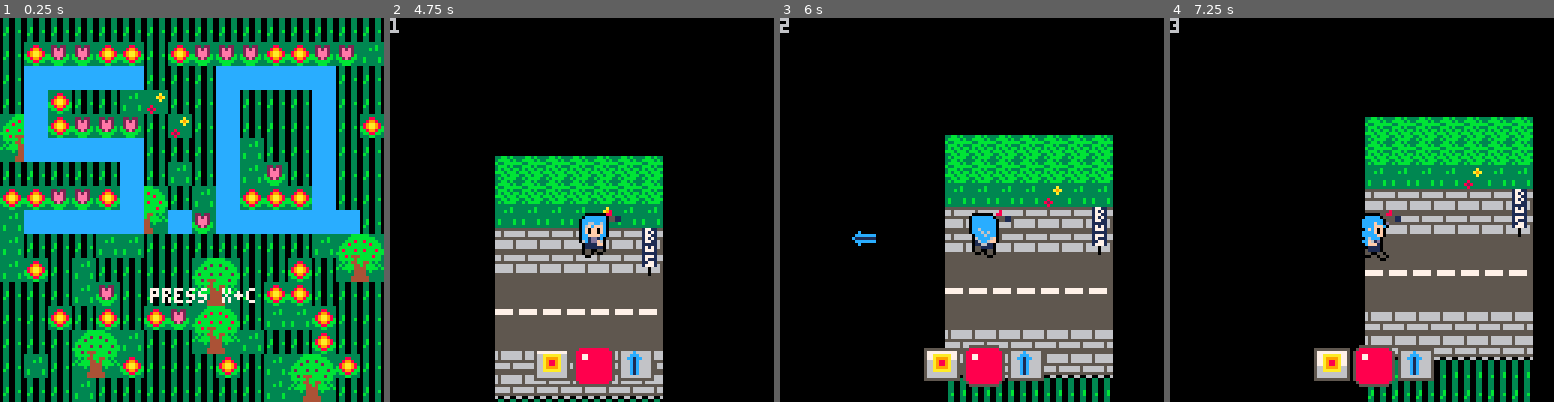
Above: before the commit, frames 1-4 (left to right).
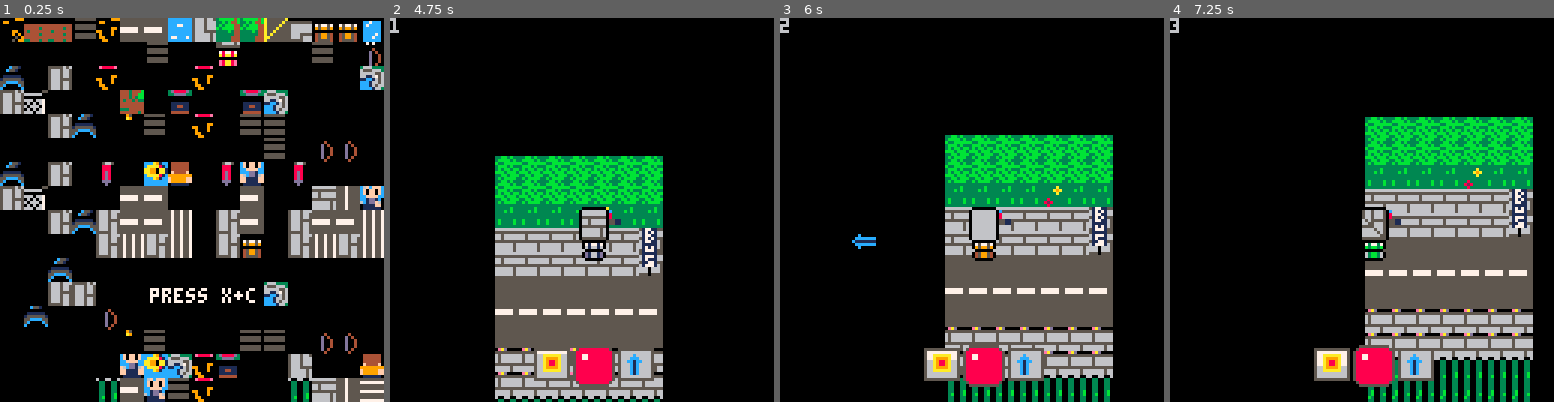
Above: after the commit, the same moments.

Repository: JasonHaenlin/pico-8-sophiaquest
Game: PICO-8 cartridge sophiaquest.p8
The game is run twice, just before and just after one commit, with the same random seed, the same clock (stepped at 60 frames per second) and the same inputs.
Inputs:
- Up to frame 1 (0.25 s): no input
- Up to frame 2 (4.75 s): tap O (Z key) at 0.33, 0.7, 1.43, 2.22, 3.1, 3.98 s; tap X (X key) at 1.07, 2.07, 2.4, 2.73, 3.07, 3.4, 3.73, 4.07, 4.4, 4.73 s; hold Left 1.97-2.37 s; hold Down 2.42-2.82 s; hold Right 2.87-3.53 s; hold Up 3.58-4.08 s; hold Right 4.13-4.53 s; hold Down from 4.58 s (still down)
- Up to frame 3 (6 s): tap O (Z key) at 4.87, 5.75 s; tap X (X key) at 5.07, 5.4, 5.73 s; release Down at 5.08 s; hold Left 5.13-5.8 s; hold Up from 5.85 s (still down)
- Up to frame 4 (7.25 s): tap X (X key) every 0.33 s from 6.07 to 7.07 s; release Up at 6.18 s; hold Left 6.23-6.63 s; tap O (Z key) at 6.63 s; hold Down 6.68-7.08 s; hold Right from 7.13 s (still down)

The runs differ from the first frame. In frame 1, 83% of the frame differs, in the area x 0-100%, y 0-100%; in frame 2, 4.7%; in frame 3, 5.2%; in frame 4, 6.1%.

Commit message:
better visibility for car sprite

Diff:
--- a/sophiaquest.p8
+++ b/sophiaquest.p8
@@ -1062,8 +1062,43 @@
 
 
 
+…(35 lines of a section not shown)…
 __gff__
-000000000000000000008080800000000000000000000000000080008000000000000000000000000000808080000000000000808080800002a000000000000000000000050580808000000000000000000000000505800080000000000000000000000000008080800000000000000000000000000003030000000000000000
+000000000000000000008080800000000000000000000000000080008000000000000000000000000000808080000000000000808080800002a000000000000000000000000080808000000000000000000000000000800080000000000000000000000000008080800000000000000005050505000003030000000000000000
 0000000080808000000000000000000000000000808080000000000000000000a00000008080800000000000000000000000000080808000000000000000000000000000000000000000000000000000000000000000000000000000000000000000000000000000000000000000000000000000000000000000000000000000
 __map__
 4647474747474747474747474747474747474747474747474747474747474748000000000000000000000000000000000000000000000000000000000000000000000000000000000000000000000000000000000000000000000000000000000000000000000000000000000000000000000000000000000000000000000000
@@ -1085,9 +1120,9 @@
 5620203239202020312020202022202020202020333420212120202020233158000000000000000000414141414141414141414141414141414141414141414141414141414100000000000000000000000000000000000000000000000000000000000000000000000000000000000000000000000000000000000000000000
 5620202020203220202032202020202526202020202020212121322020333458000000000000000000101010101010101010101010105151101010101010101010101010101000000000000000000000000000000000000000000000000000000000000000000000000000000000000000000000000000000000000000000000
 5620202020202020202022202020203536202032202120212120202020202058000000000000000000202020202020202020202020205151202020202020202020202020202000000000000000000000000000000000000000000000000000000000000000000000000000000000000000000000000000000000000000000000
-5620312020232432202020202526202020202020212020202020202526252658000000000000000000021212167071161212162324310e0f212121212132212121212121210200000000000000000000000000000000000000000000000000000000000000000000000000000000000000000000000000000000000000000000
-5620202020333420322020203536200a0b0c2021202121202020203536353658000000000000000000021212167273161212163334020e0f213102212121212221213221210200000000000000000000000000000000000000000000000000000000000000000000000000000000000000000000000000000000000000000000
-5620202020202020202020202020201a1b1c2021212020202324202526252658000000000000000000021212167475161212162102210e0f232421210202020202020202020200000000000000000000000000000000000000000000000000000000000000000000000000000000000000000000000000000000000000000000
+5620312020232432202020202526202020202020212020202020202526252658000000000000000000021212164445161212162324310e0f212121212132212121212121210200000000000000000000000000000000000000000000000000000000000000000000000000000000000000000000000000000000000000000000
+5620202020333420322020203536200a0b0c2021202121202020203536353658000000000000000000021212165455161212163334020e0f213102212121212221213221210200000000000000000000000000000000000000000000000000000000000000000000000000000000000000000000000000000000000000000000
+5620202020202020202020202020201a1b1c2021212020202324202526252658000000000000000000021212166465161212162102210e0f232421210202020202020202020200000000000000000000000000000000000000000000000000000000000000000000000000000000000000000000000000000000000000000000
 5620222032203120202022202020202a2b2c2020202032203334203536353658000000000000000000021212121212121212122121220e0f333423240200000000000000000000000000000000000000000000000000000000000000000000000000000000000000000000000000000000000000000000000000000000000000
 5620222020202020322020252620322020203820312020202020202526252658000000000000000000021212121212121212121212121212212133340200000000000000000000000000000000000000000000000000000000000000000000000000000000000000000000000000000000000000000000000000000000000000
 562020200a0b0c20202020353620202020202020313131200a0b0c3536353658000000000000000000021212121212121212121212121212020202020200000000000000000000000000000000000000000000000000000000000000000000000000000000000000000000000000000000000000000000000000000000000000
Not shown, changed: 153 lines of the sprite sheet (__gfx__) section of sophiaquest.p8
